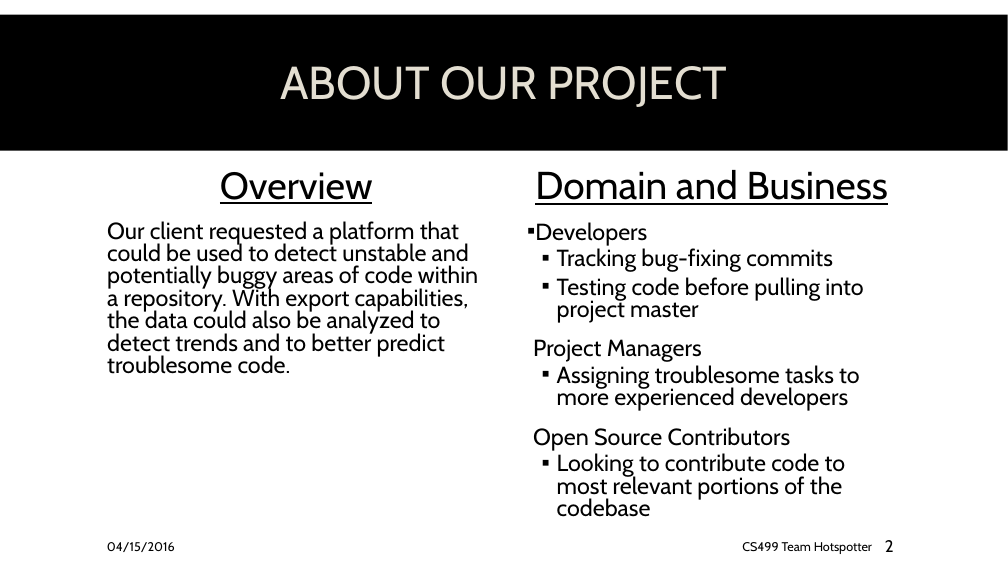
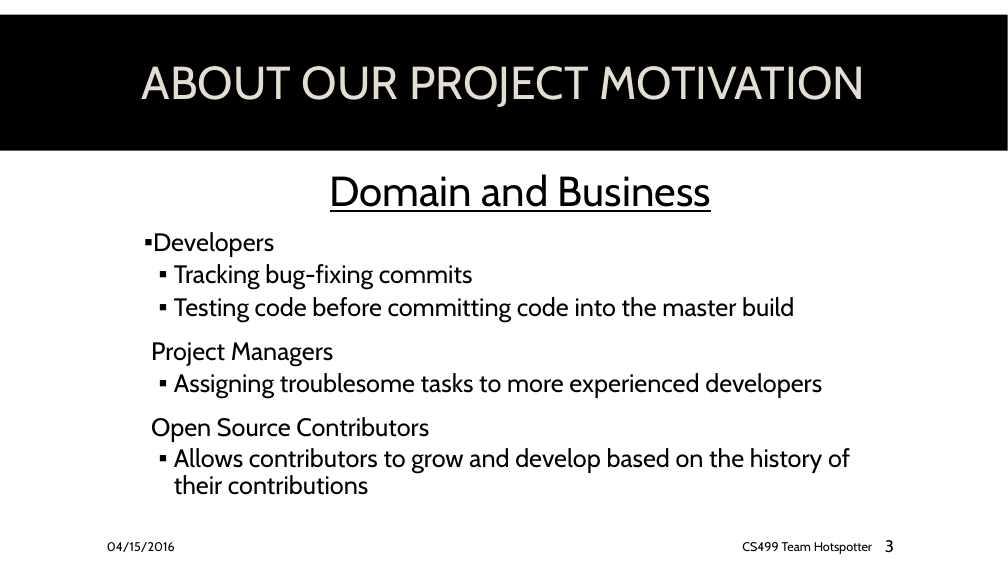
Before and after one commit to spesmit/hotspotter, a slide deck: slide 3 of Documentation/Presentations/CS499 Final Presentation.pptx (slide 2 before the commit). Drawn at 1008x567 pixels with LibreOffice and Linux fonts; fonts in the diff are those of the drawing; background and template pictures are left out. Boxes give left, top, right and bottom in pixels: in the first picture for what was removed or moved away, otherwise in the second. Text is boxed around its words. In the diff, an @@ line names an element or a change of style, - is before the commit and + after.

Commit message:
split overview

```diff
--- a/Documentation/Presentations/CS499 Final Presentation.pptx
+++ b/Documentation/Presentations/CS499 Final Presentation.pptx
@@ title at (142,66,865,107): text changed @@
-ABOUT OUR PROJECT
+ABOUT OUR PROJECT MOTIVATION
@@ text removed at (107,172,478,374) @@
-Overview
-Our client requested a platform that could be used to detect unstable and potentially buggy areas of code within a repository. With export capabilities, the data could also be analyzed to detect trends and to better predict troublesome code.
@@ text "Domain and Business": place and size @@
-text "Domain and Business" at (533,170,888,517)
+text "Domain and Business" at (151,174,850,495)
@@ text at (151,174,822,442): size 37 to 40 pt in "Domain and Business"; size 22.2 to 24 pt in "Developers", "Tracking bug-fixing commits", "Project Managers", "Assigning troublesome tasks to more experienced developers" and 1 more places; line spacing 0.8 to 0.9 @@
@@ text at (174,297,794,323): text changed; size 22.2 to 24 pt @@
-  ▪ Testing code before pulling into project master
+  ▪ Testing code before committing code into the master build
@@ text at (174,448,850,495): text changed; size 22.2 to 24 pt @@
-  ▪ Looking to contribute code to most relevant portions of the codebase
+  ▪ Allows contributors to grow and develop based on the history of their contributions
@@ page number at (885,540,894,553): text changed @@
-2
+3
```
Also in this commit, not shown: 1 slide added.
